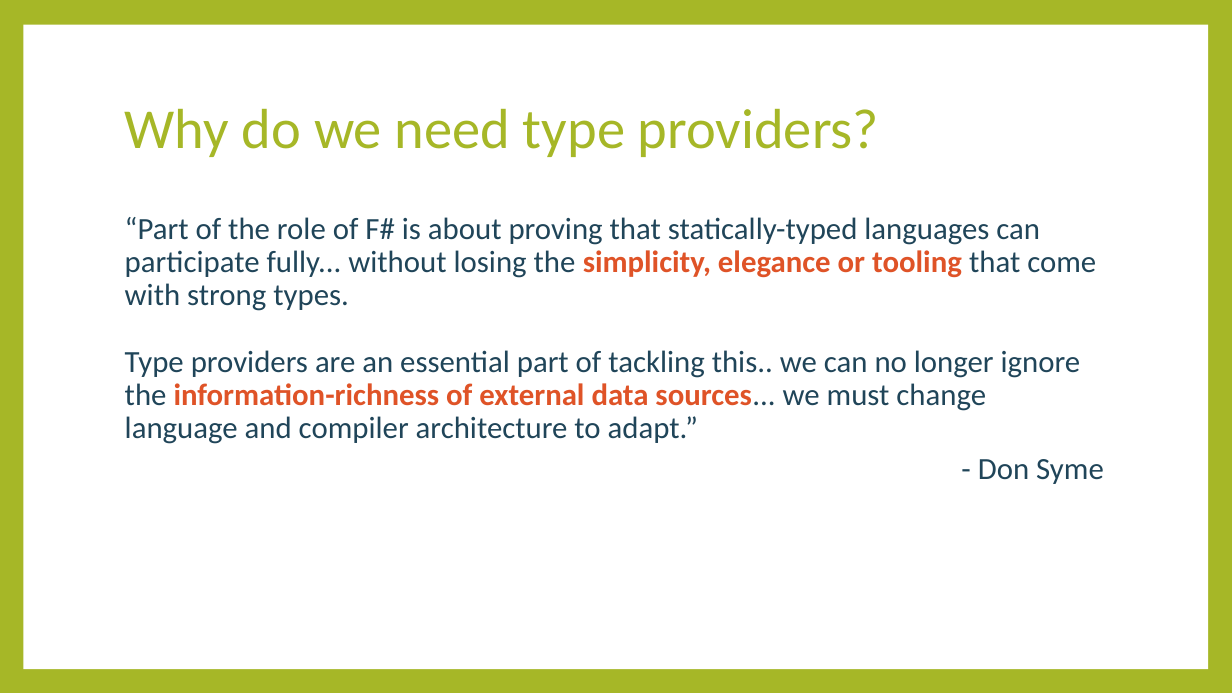
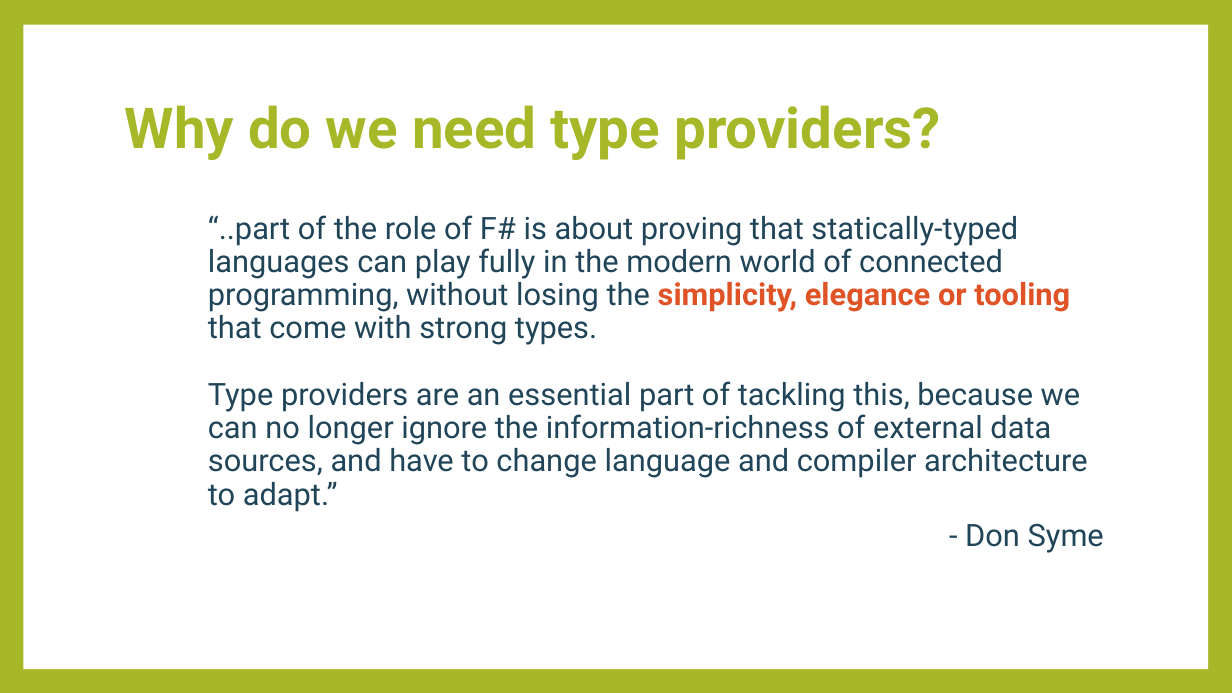
Before and after one commit to rachelblasucci/Current-Talks, a slide deck: slide 4 of Type Providers/Type Providers.pptx. Drawn at 1232x693 pixels with LibreOffice and Linux fonts; fonts in the diff are those of the drawing. Boxes give left, top, right and bottom in pixels: in the first picture for what was removed or moved away, otherwise in the second. Text is boxed around its words. In the diff, an @@ line names an element or a change of style, - is before the commit and + after.

```diff
--- a/Type Providers/Type Providers.pptx
+++ b/Type Providers/Type Providers.pptx
@@ title "Why do we need type ...": place and size @@
-title "Why do we need type ..." at (125, 108, 879, 157)
+title "Why do we need type ..." at (116, 62, 1114, 199)
@@ title "Why do we need type ..." at (116, 62, 1114, 199): font Calibri to Roboto, bold on; fill none to #FFFFFF at 60% opacity; outline none to #FFFFFF 5 pt @@
@@ text at (208, 215, 1088, 512): text changed; font Calibri to Roboto @@
-      “Part of the role of F# is about proving that statically-typed languages can participate fully... without losing the simplicity, elegance or tooling that come with strong types.
-      Type providers are an essential part of tackling this.. we can no longer ignore the information-richness of external data sources... we must change language and compiler architecture to adapt.”
+      “..part of the role of F# is about proving that statically-typed languages can play fully in the modern world of connected programming, without losing the simplicity, elegance or tooling that come with strong types.
+      Type providers are an essential part of tackling this, because we can no longer ignore the information-richness of external data sources, and have to change language and compiler architecture to adapt.”
@@ text at (965, 524, 1104, 553): font Calibri to Roboto in "- Don Syme"; indent changed @@
```
Also in this commit, not shown: 12 other slides changed, 2 slides added, 4 other files.
